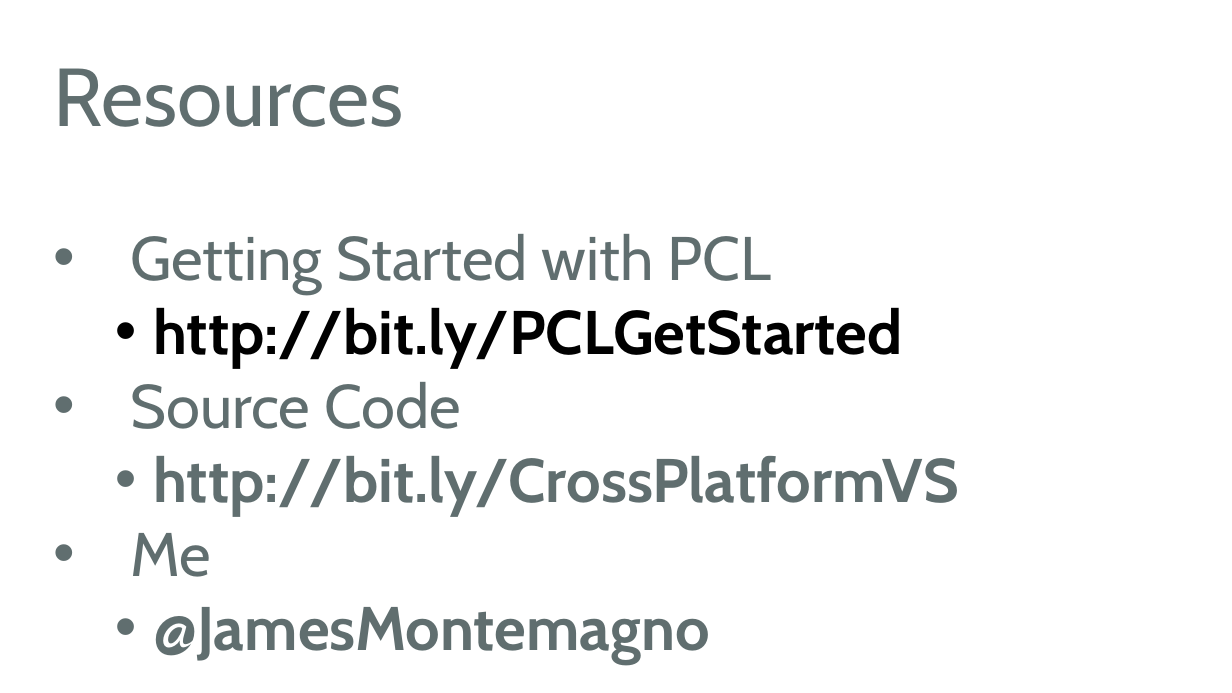
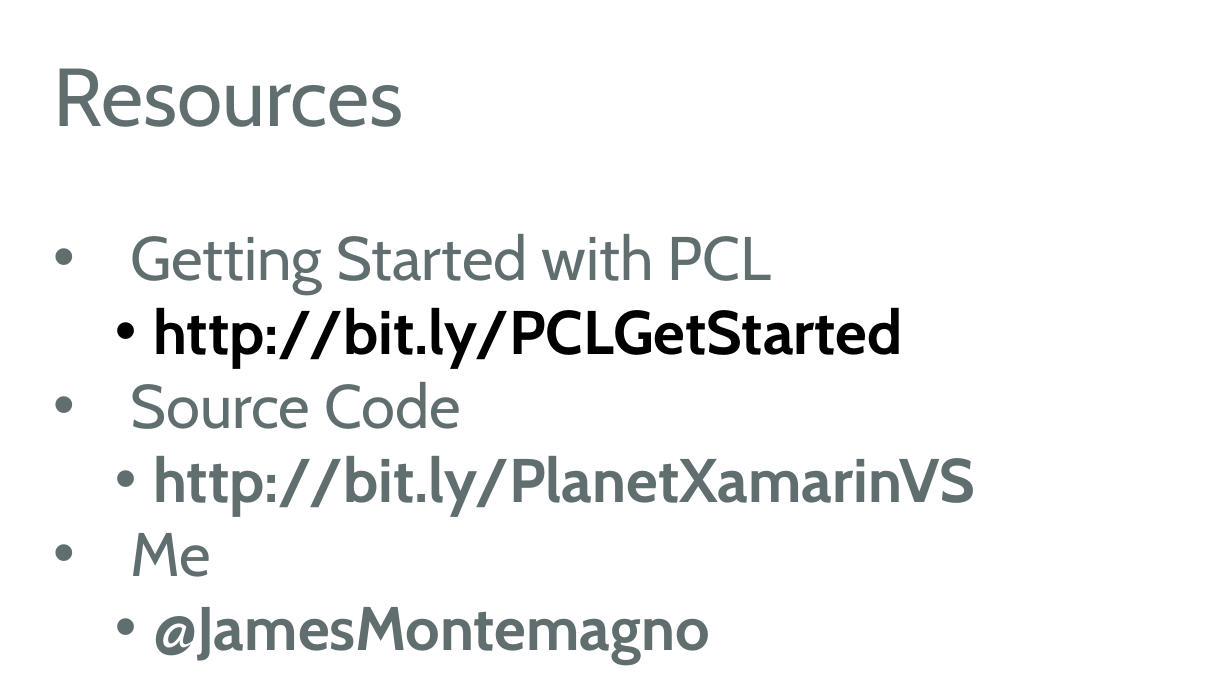
Before and after one commit to jamesmontemagno/PlanetXamarin, a slide deck: slide 11 of PCLinVS.ppt. Drawn at 1232x693 pixels with LibreOffice and Linux fonts; fonts in the diff are those of the drawing; background and template pictures are left out. Boxes give left, top, right and bottom in pixels: in the first picture for what was removed or moved away, otherwise in the second. Text is boxed around its words. In the diff, an @@ line names an element or a change of style, - is before the commit and + after.

Commit message:
Update PPT and add author details
Fix WInPHone app

```diff
--- a/PCLinVS.ppt
+++ b/PCLinVS.ppt
@@ text at [153,456,975,516]: text changed @@
-  • http://bit.ly/CrossPlatformVS
+  • http://bit.ly/PlanetXamarinVS
```
Also in this commit, not shown: 8 other files.
